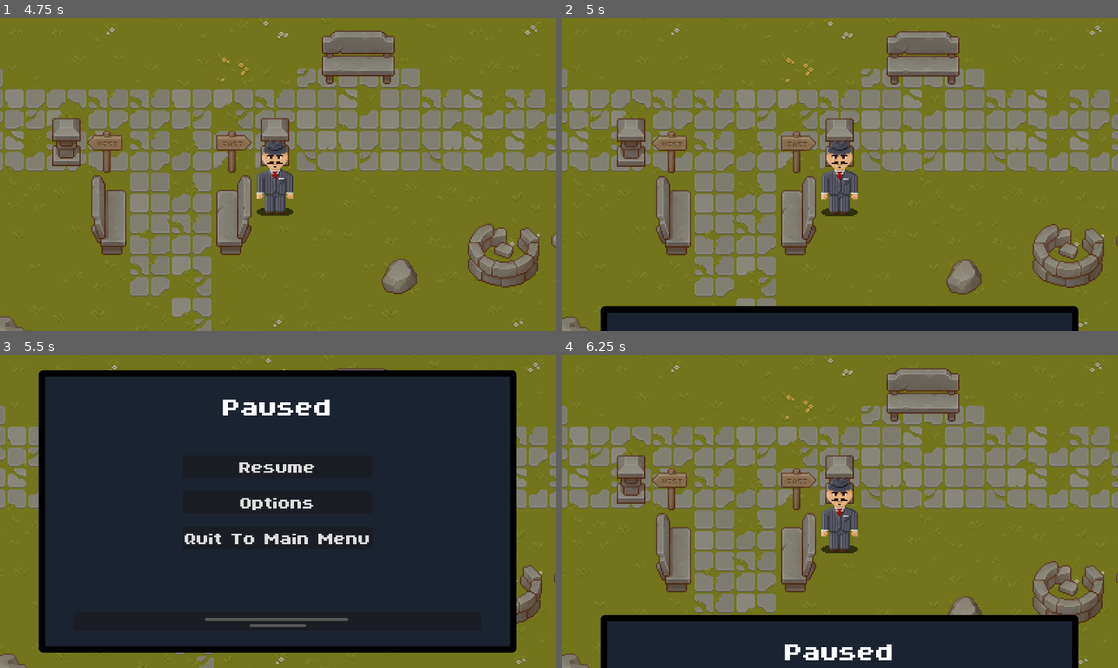
Above: before the commit, frames 1-4 (two rows, left to right).
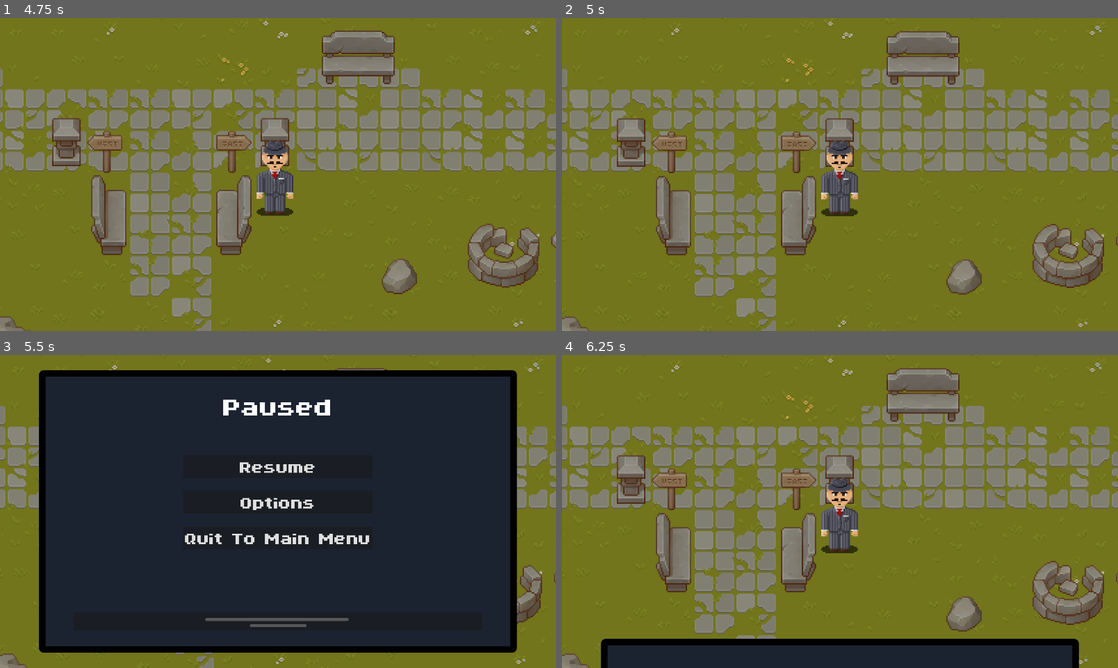
Above: after the commit, the same moments.

Repository: Goldstar32/TMMGame
Game: Godot game, scene res://Scenes/Menus/main_menu.tscn
Two runs of this game, one before a commit and one after it. Both use one fixed random seed, a clock stepped at 60 frames per second and the inputs below.
Inputs:
- Up to frame 1 (4.75 s): click "Start Game" at 0.5 s; hold D (right) 1.28-2.03 s; hold S (down) 2.03-2.78 s; hold D (right) 2.78-3.53 s; hold W (up) 3.53-4.28 s; hold A (left) from 4.28 s (still down)
- Up to frame 2 (5 s): keep holding A (left); tap Escape (pause) at 4.9 s
- Up to frame 3 (5.5 s): keep holding A (left)
- Up to frame 4 (6.25 s): release A (left) at 5.75 s; click "Resume" at 5.75 s

Frame 1 is identical in both runs. In frame 2, 6.9% of the frame differs, in the area x 6-93%, y 92-100%; in frame 3, 0.7%; in frame 4, 8.7%, in the area x 6-93%, y 82-100%.

Commit message:
Pause menu always in the middle

Diff:
--- a/Scripts/AutoLoad/menu_handler.gd
+++ b/Scripts/AutoLoad/menu_handler.gd
@@ -23,7 +23,6 @@
 		if pausable:
 			if anabled:
 				anabled = false
-
 				if !pause_menu_instance:
 					pause_menu_instance = pause_menu.instantiate()
 					menu_tablet = pause_menu_instance.find_child("MenuPanel")
@@ -42,7 +41,7 @@
 
 	if cam:
 		pause_menu_instance.scale = Vector2(cam.zoom[0] ** -1, cam.zoom[1] ** -1)
-		cam.add_child(pause_menu_instance)
+		get_tree().root.add_child(pause_menu_instance)
 		cam_animate("in")
 	else:
 		get_tree().root.add_child(pause_menu_instance)
@@ -105,20 +104,23 @@
 		tween.tween_property(menu_tablet, "position", Vector2(x_pos, screen_size[1]), 0.5)
 	await tween.finished
 	anabled = true
+# Makes a tween based on cameras center position
 func cam_animate(direction):
-	var x_pos = -menu_tablet.size[0]/2
-	var y_pos = -menu_tablet.size[1]/2
+	# WHY DOES IT HAVE TO BE DIVIDED BY 6???????
+	var x_pos = cam.get_screen_center_position()[0] - pause_menu_instance.size[0]/6
+	var y_pos = cam.get_screen_center_position()[1] - pause_menu_instance.size[1]/6
 
 	if tween:
 		tween.kill()
 	tween = pause_menu_instance.create_tween()
 	if direction == "in":
-		menu_tablet.set_position(Vector2(x_pos, -y_pos))
-		tween.tween_property(menu_tablet, "position", Vector2(x_pos, y_pos), 0.5)
+		pause_menu_instance.set_position(Vector2(x_pos, -y_pos))
+		tween.tween_property(pause_menu_instance, "position", Vector2(x_pos, y_pos), 0.5)
 	if direction == "out":
-		tween.tween_property(menu_tablet, "position", Vector2(x_pos, -y_pos), 0.5)
+		tween.tween_property(pause_menu_instance, "position", Vector2(x_pos, -y_pos), 0.5)
 	await tween.finished
 	anabled = true
+
 func options_animate(direction):
 	var x_pos = screen_size[0]/2 - options_tablet.size[0]/2
 	var y_pos = screen_size[1]/2 - options_tablet.size[1]/2
